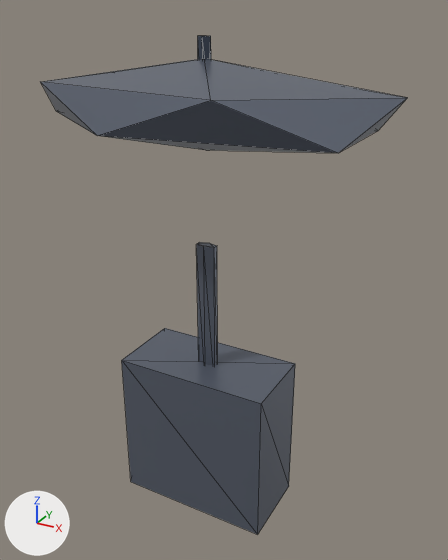
Before and after pictures for a commit that changed the glTF model tools/blender/staging/comms_dish.glb.
Rendered twice from a 50 mm lens placed at (1.051, -1.783, 1.851), pointed at (0.046, 0.044, 0.937). The axes (+X, +Y, +Z) are drawn at lower left. The lights are the same throughout. The older version comes first. Mesh edges are drawn as thin lines. Where no turn or scale is listed for an object, it has been applied to the vertices. Vertices at exactly the same position are counted once.

The first picture shows 'base', 'mast', 'plate' and 1 more.
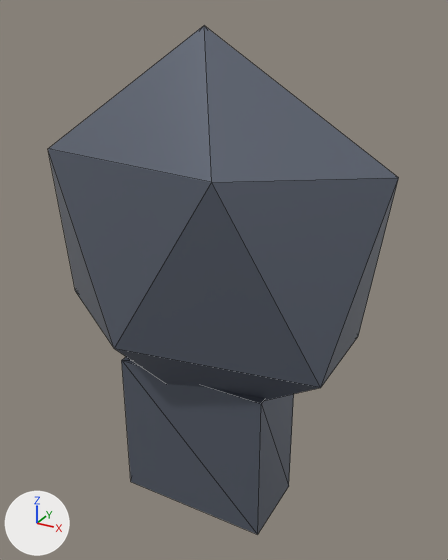
Where the change shows, as pixel boxes (x1, y1, x2, y2) in the pictures (448 x 560 px):
'plate', moved, rescaled (295% taller)
    before: (41, 59, 407, 153)
    after: (48, 26, 399, 400)
'mast', unchanged, covered by the edit
    before: (196, 242, 218, 365)

The change in detail:
me_plate_mesh is used by ob_plate; location (0.0, 0.0, 1.56).
me_plate_mesh had 12 vertices, 20 faces and spanned x -0.644..0.644, y -0.306..0.306, z -0.144..0.144.
me_plate_mesh now has 12 vertices, 20 faces and spans x -0.644..0.644, y -0.306..0.306, z -0.72..0.72.
me_plate_mesh part 1: the whole mesh is scaled about its middle by (1, 1, 5).
Object 'plate' (ob_plate) moves from (0.0, 0.0, 1.56) to (0.0, 0.0, 1.08).
